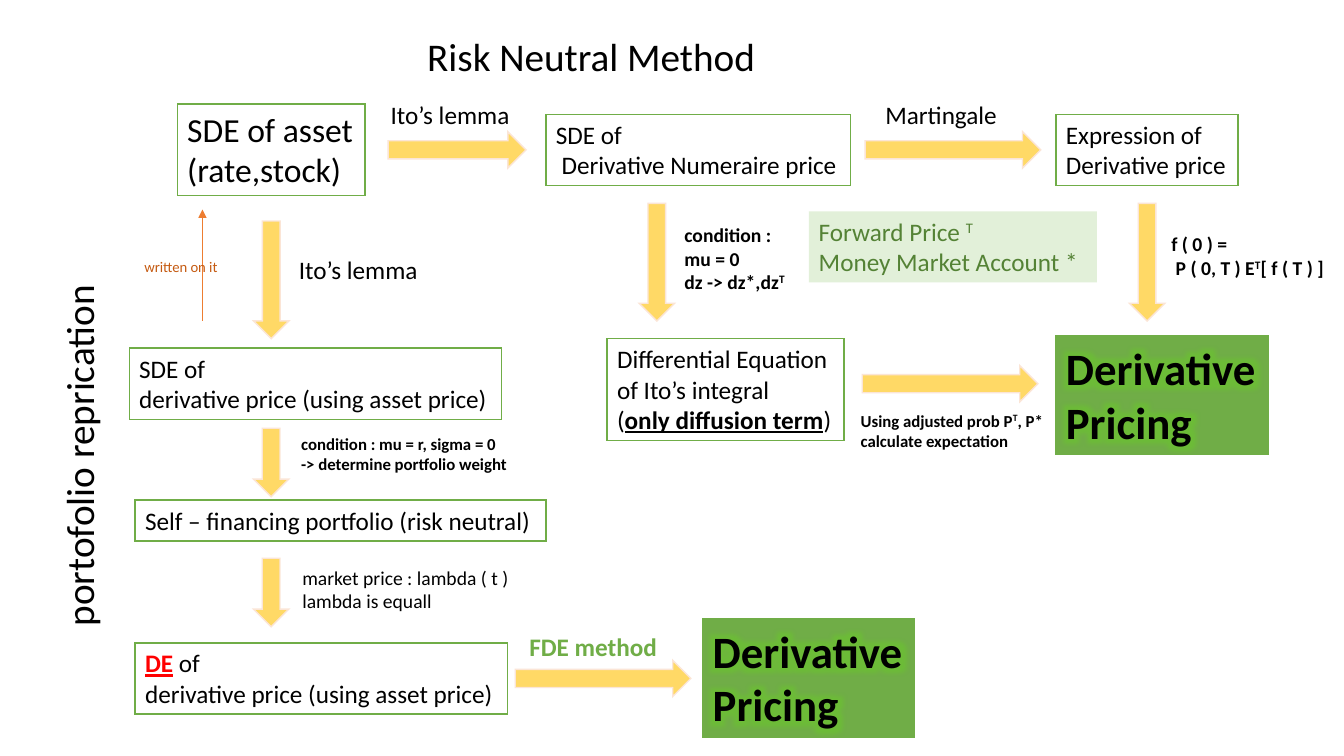
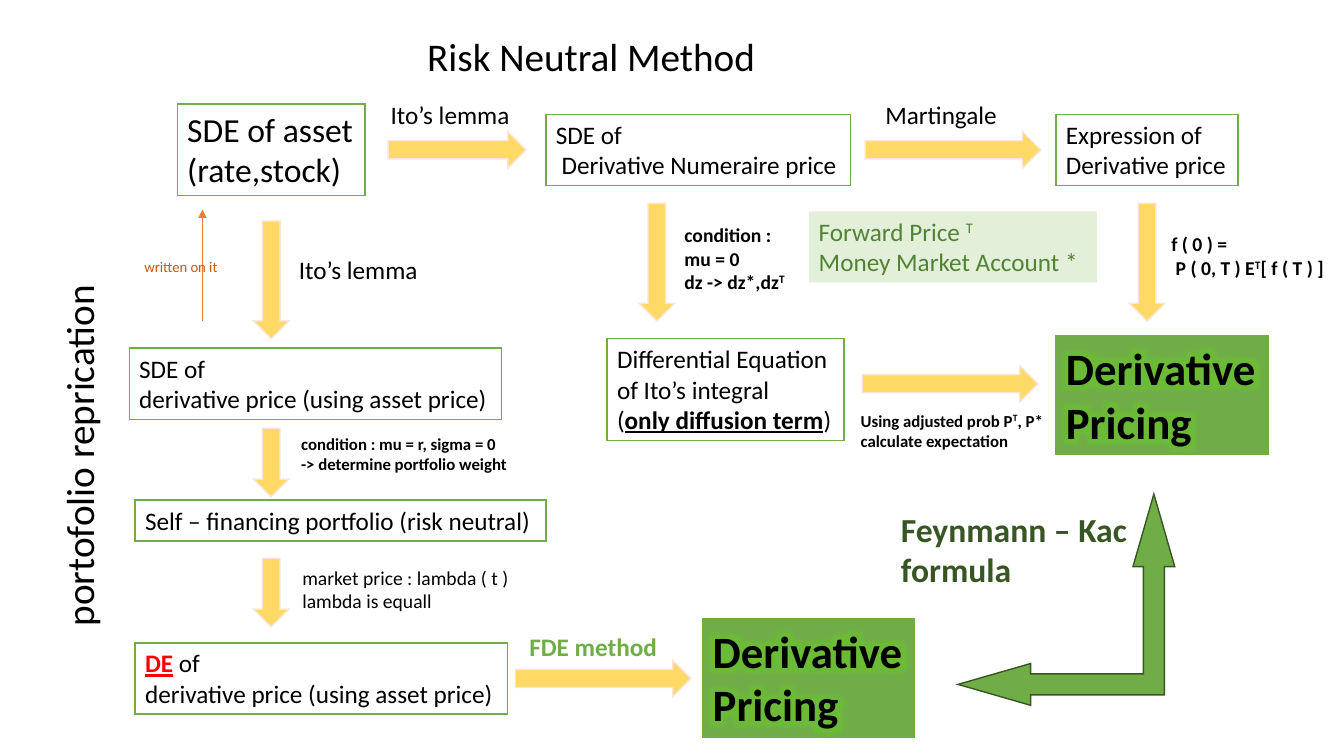
Before and after one commit to pikaso2003/home, a slide deck: slide 3 of Interest_SDE.pptx. Drawn at 1344x756 pixels with LibreOffice and Linux fonts; fonts in the diff are those of the drawing. Boxes give left, top, right and bottom in pixels: in the first picture for what was removed or moved away, otherwise in the second. Text is boxed around its words. In the diff, an @@ line names an element or a change of style, - is before the commit and + after.

```diff
--- a/Interest_SDE.pptx
+++ b/Interest_SDE.pptx
@@ left up arrow added at [958, 494, 1175, 706], fill #70AD47, outline #385723 1 pt @@
@@ text added at [901, 520, 1127, 583], 24 pt, text #385723, bold @@
+Feynmann – Kac
+formula
```
